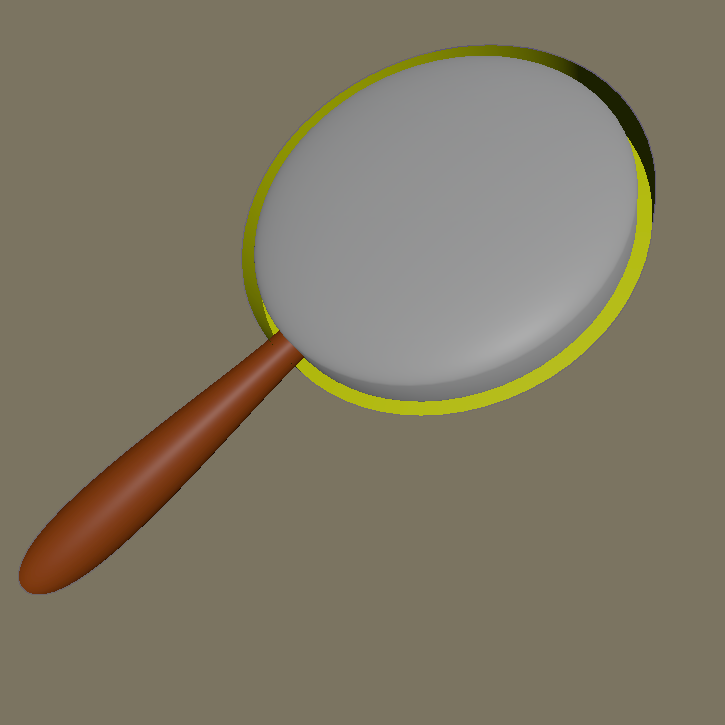
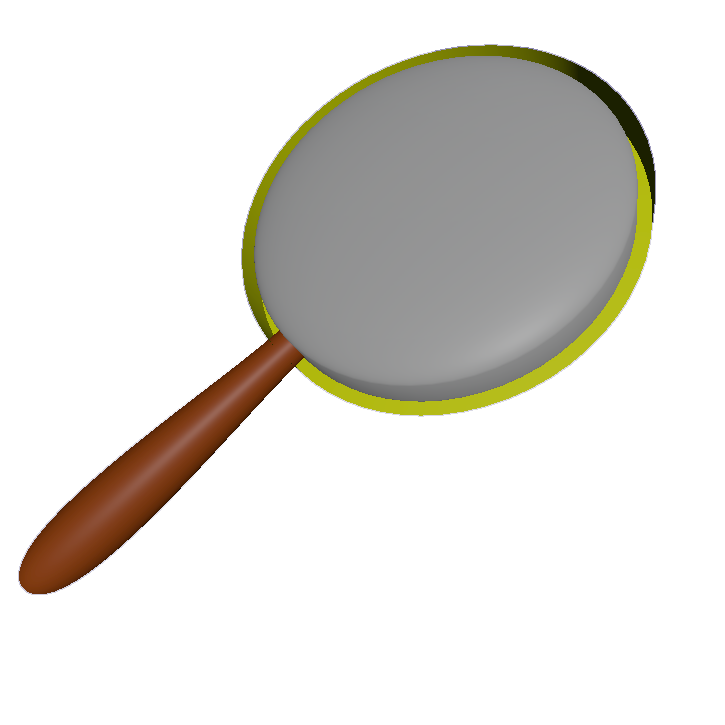
Layers edited between the first and the second 725 x 725 image:
hid "圖層 1" over [0, 0, 725, 725]
